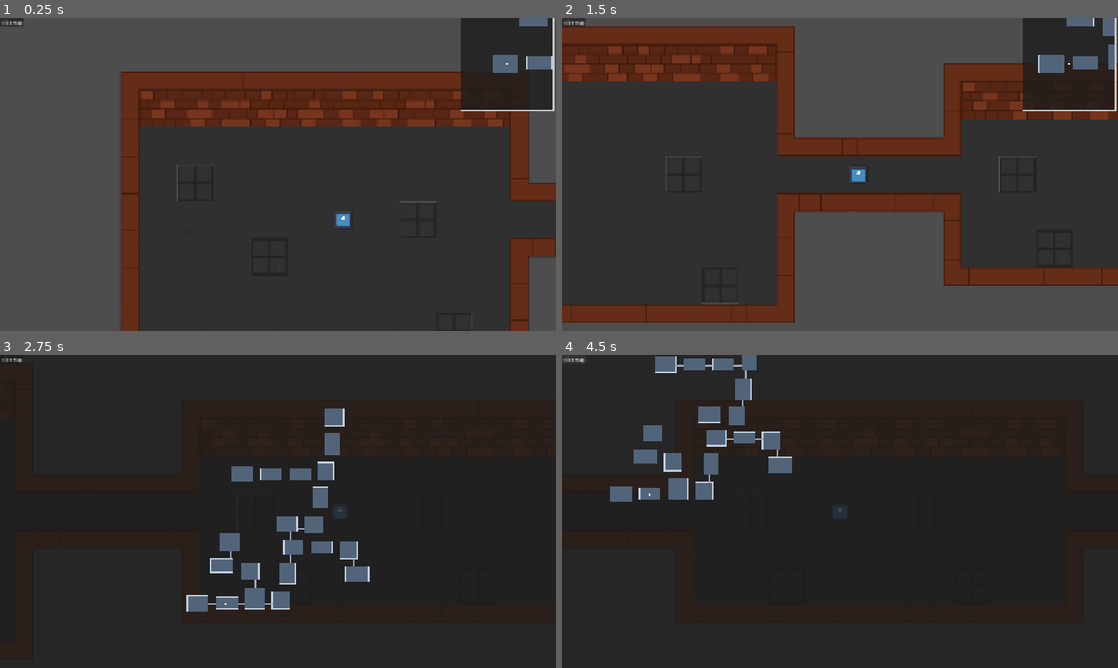
Above: before the commit, frames 1-4 (two rows, left to right).
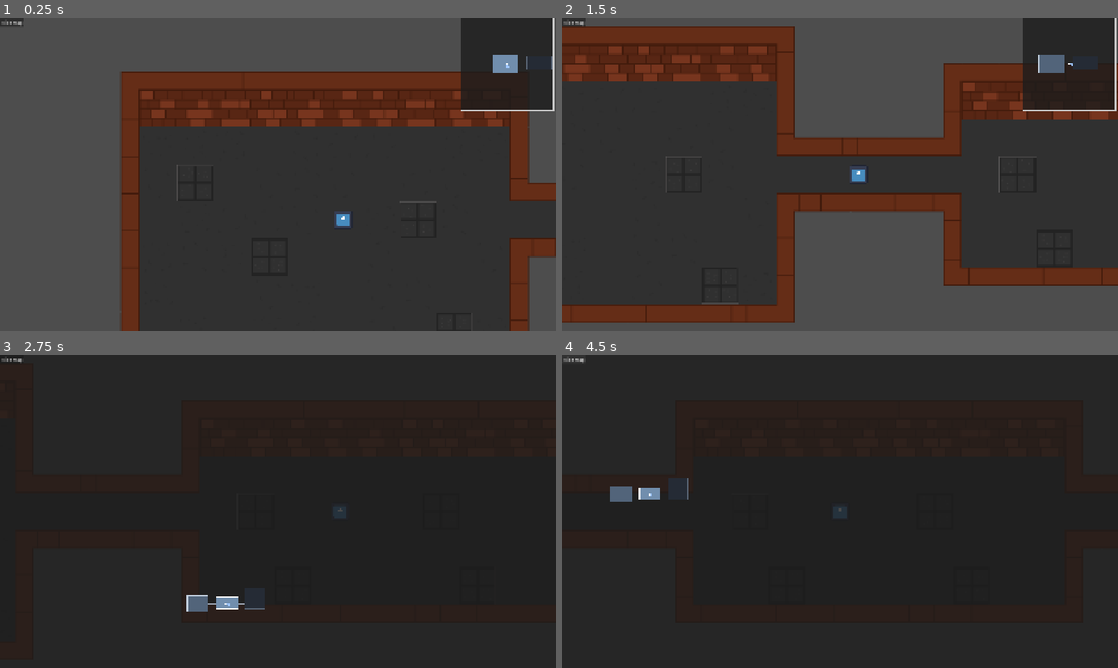
Above: after the commit, the same moments.

Repository: BananerCatter/untitled-roguelike
Game: Godot game, scene res://scenes/dungeon_test.tscn
Two runs of this game, one before a commit and one after it. Both use one fixed random seed, a clock stepped at 60 frames per second and the inputs below. This scene is started directly instead of the project's main scene. The engine's default icon, where the game draws it, is replaced by a stand-in: a white triangle on a blue panel in a dark square.
Inputs (mouse positions are in pixels of both pictures, inside the frame that each line leads up to):
- Up to frame 1 (0.25 s): no input
- Up to frame 2 (1.5 s): tap Enter at 0.5 s; move the mouse to (962, 158) at 0.52 s; hold D (right) 0.53-1.25 s; tap Alt at 0.6 s; click (962, 158) at 0.67 s; drag from (728, 190) to (812, 237) at 1.27 s
- Up to frame 3 (2.75 s): move the mouse to (333, 442) at 2.02 s; hold D (right) from 2.03 s (still down); tap M at 2.1 s
- Up to frame 4 (4.5 s): release D (right) at 2.75 s; drag from (812, 574) to (673, 464) at 2.77 s; click "Hide Map" at 3.5 s; click "Show Map" at 4.25 s

The runs differ from the first frame. In frame 1, 0.6% of the frame differs, in the area x 88-100%, y 0-18%; in frame 2, 0.5%; in frame 3, 3.8%, in the area x 37-67%, y 17-82%; in frame 4, 3.4%.

Commit message:
minimap room exploration and visual improvement

Diff:
--- a/untitled-roguelike/scenes/minimap.gd
+++ b/untitled-roguelike/scenes/minimap.gd
@@ -2,7 +2,6 @@
 
 const TILE_SIZE: int = 32
 const MAP_PADDING : float = 12.0
-
 const VIEW_SIZE: Vector2 = Vector2(1200,1200)
 
 @export var background_color: Color=("#1c1c1c")
@@ -22,6 +21,13 @@
 var last_draw_offset: Vector2 = Vector2.ZERO
 var last_fit_scale: float = 1.0
 
+enum RoomVisibility {
+	HIDDEN,
+	UNDISCOVERED,
+	DISCOVERED
+}
+var room_visibility: Dictionary = {}
+
 func _ready() -> void:
 	custom_minimum_size = Vector2(320,320)
 	clip_contents = true
@@ -30,9 +36,11 @@
 func set_dungeon_data(rooms: Dictionary, connections: Dictionary, player_ref: Node2D) -> void:
 	room_data = rooms
 	connection_data = connections
+	room_visibility.clear()
+	for cell in room_data:
+		room_visibility[cell] = RoomVisibility.HIDDEN
 	player = player_ref
 	queue_redraw()
-
 
 func _draw() -> void:
 	var bg_color = background_color
@@ -43,6 +51,7 @@
 	if player == null:
 		return
 
+
 	var map_bounds : Rect2
 
 	if expanded:
@@ -91,8 +100,27 @@
 			room_rect.size * scale_factor
 		)
 
-		draw_rect(drawn_rect,Color("#52647A"), true)
-		draw_rect(drawn_rect,Color("#C3D0DF"), false, 1.5)
+		var visibility = room_visibility[cell]
+
+		if visibility == RoomVisibility.HIDDEN:
+			continue
+
+		var is_current_room = visibility == RoomVisibility.DISCOVERED and room_rect.has_point(player.global_position)
+
+		var room_color: Color
+		var border_color: Color
+
+		match visibility:
+			RoomVisibility.UNDISCOVERED:
+				room_color = Color("#252B35")
+				border_color = Color("#596575")
+
+			RoomVisibility.DISCOVERED:
+				room_color = Color("#718EAD") if is_current_room else Color("#52647A")
+				border_color = Color("#FFFFFF") if is_current_room else Color("#C3D0DF")
+
+		draw_rect(drawn_rect, room_color, true)
+		draw_rect(drawn_rect, border_color, false, 1.5)
 
 	for cell in connection_data:
 		for neighbor_cell in connection_data[cell]:
@@ -100,6 +128,9 @@
 				continue
 
 			if not room_data.has(cell) or not room_data.has(neighbor_cell):
+				continue
+
+			if room_visibility[cell] != RoomVisibility.DISCOVERED and room_visibility[neighbor_cell] != RoomVisibility.DISCOVERED:
 				continue
 
 			var room_a = room_data[cell]
@@ -184,13 +215,24 @@
 		scale_factor,
 		map_offset
 	)
+
+	var facing_direction: Vector2= player.facing_direction.normalized()
+	var perpendicular := Vector2(-facing_direction.y, facing_direction.x)
+
+	var triangle:= PackedVector2Array([
+		player_position,
+		player_position + facing_direction * 12.0 + perpendicular * 6.0,
+		player_position + facing_direction * 12.0 - perpendicular * 6.0
+	])
+
+	draw_colored_polygon(triangle, Color("#A0C8FF"))
 	draw_circle(player_position, 4.0, Color("#FFFFFF"))
+
 	draw_rect(Rect2(Vector2(1.0,1.0), size-Vector2(2.0,2.0)), Color("#c9c9c9"), false, 2.0)
 
-
 func _process(delta: float) -> void:
-	if player!= null:
-		queue_redraw()
+	update_room_visibility()
+	queue_redraw()
 
 func get_door_name(direction: Vector2i) -> String:
 	match direction:
@@ -287,3 +329,21 @@
 	bounds.size.y += TILE_SIZE * 2
 
 	return bounds
+
+func update_room_visibility() -> void:
+	if player == null:
+		return
+	for cell in room_data:
+		var room = room_data[cell]
+
+		var room_rect = Rect2(
+			room.global_position,
+			Vector2(room.room_width, room.room_height) * TILE_SIZE
+		)
+
+		if room_rect.has_point(player.global_position):
+			room_visibility[cell] = RoomVisibility.DISCOVERED
+
+			for neighbor_cell in connection_data[cell]:
+				if room_visibility[neighbor_cell] == RoomVisibility.HIDDEN:
+					room_visibility[neighbor_cell] = RoomVisibility.UNDISCOVERED
--- a/untitled-roguelike/scripts/player.gd
+++ b/untitled-roguelike/scripts/player.gd
@@ -7,6 +7,8 @@
 @export var hp: int = 300
 @export var max_hp: int
 @export var hitbox: CollisionShape2D
+
+var facing_direction : Vector2 = Vector2.DOWN
 
 func _ready() -> void:
 	max_hp=hp
@@ -33,8 +35,10 @@
 
 	var direction = Input.get_vector("left", "right", "up", "down")
 
+	if direction!= Vector2.ZERO:
+		facing_direction = direction
+
 	velocity = direction*speed
-
 
 
 func _physics_process(_delta: float) -> void:
